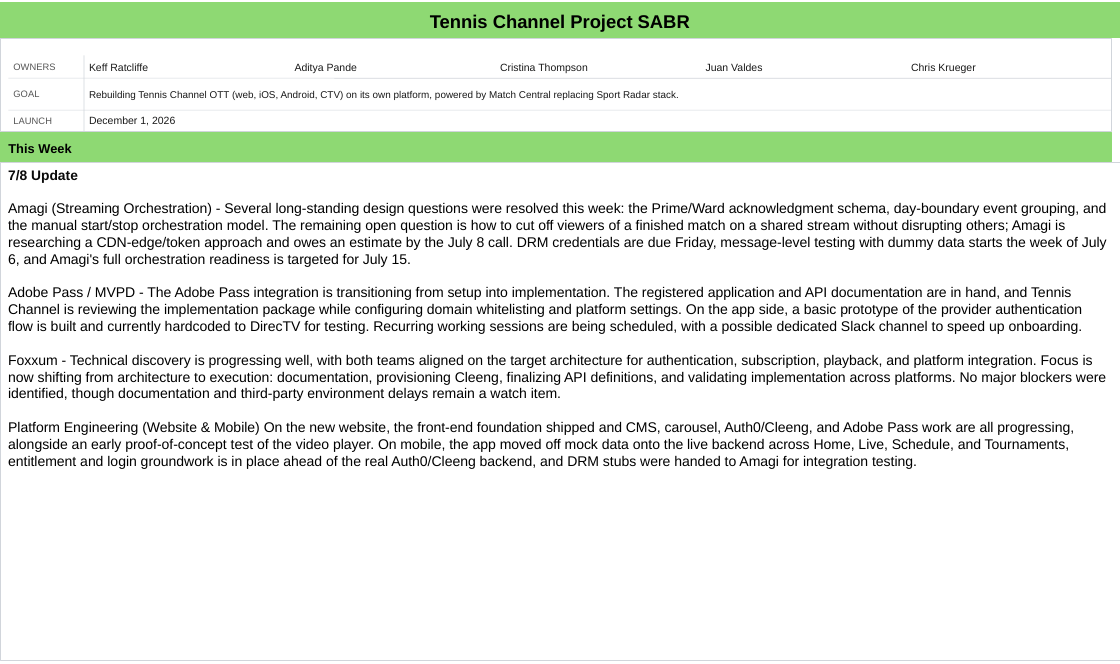
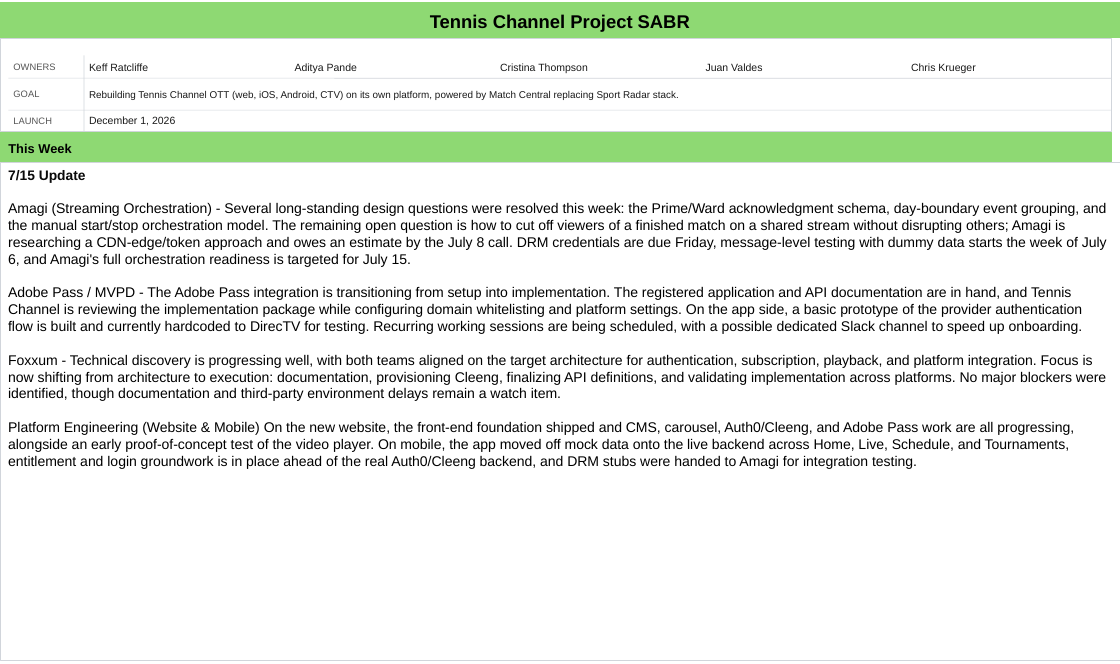
Before and after one commit to jfvtennis/sabr-reporting, a slide deck: slide 1 of SABR_CPR_Component_Status.pptx. Drawn at 1120x664 pixels with LibreOffice and Linux fonts; fonts in the diff are those of the drawing. Boxes give left, top, right and bottom in pixels: in the first picture for what was removed or moved away, otherwise in the second. Text is boxed around its words. In the diff, an @@ line names an element or a change of style, - is before the commit and + after.

```diff
--- a/SABR_CPR_Component_Status.pptx
+++ b/SABR_CPR_Component_Status.pptx
@@ text in rectangle at [8,170,86,183]: text changed @@
-7/8 Update
+7/15 Update
```
Also in this commit, not shown: 6 other slides changed, 10 other files.
